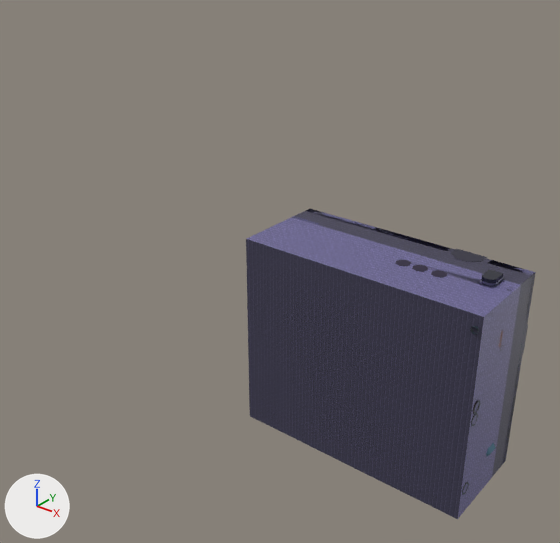
Before and after pictures for a commit that changed the FBX model Assets/My Assets/Art/Objects/Interiors/INT_ThievesDen.fbx.
One viewpoint serves both versions: a camera (50 mm lens) standing at (-166.3, -118.0, 29.0) and looking at (-260.0, -0.9, -43.7). Lighting does not change. The marker at lower left points along +X, +Y and +Z. Where no turn or scale is listed for an object, it has been applied to the vertices.

Names of what the first picture shows: 'Walls.001'.
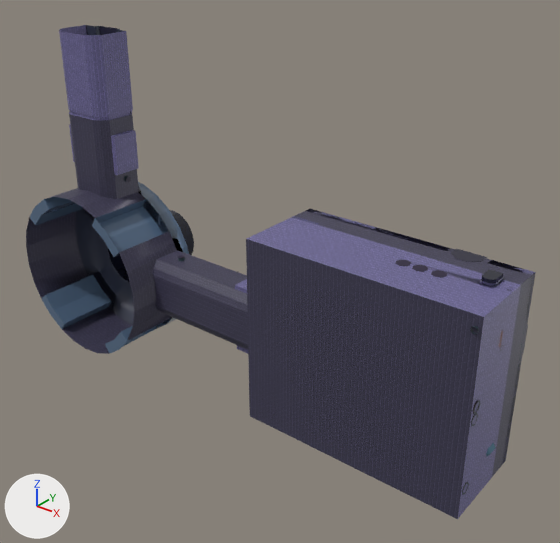
Scene script edits in JSON lines:
```json
{"op": "add", "block": "me_plane_357", "code": ["me_plane_357 = bpy.data.meshes.new('Plane.357')", "me_plane_357.from_pydata(...)  # 993 vertices, 958 faces; spans x -8.1..7.8, y -10.4..0.0, z -27.7..23.6", "# faces by material slot: [74, 814, 70]", "me_plane_357.materials.append(mat_bricks_darkpurple)  # picture img_purplebrick_test_png", "me_plane_357.materials.append(mat_palette_stones)  # picture img_palette_stones_png", "me_plane_357.materials.append(mat_bricks_lightpurple)  # picture img_purplebrick_light_png"]}
{"op": "add", "block": "me_plane_348", "code": ["me_plane_348 = bpy.data.meshes.new('Plane.348')", "me_plane_348.from_pydata(...)  # 1091 vertices, 968 faces; spans x -16.5..23.6, y -10.4..-1.1, z -7.8..8.1", "# faces by material slot: [116, 792, 60]", "me_plane_348.materials.append(mat_bricks_darkpurple)  # picture img_purplebrick_test_png", "me_plane_348.materials.append(mat_palette_stones)  # picture img_palette_stones_png", "me_plane_348.materials.append(mat_bricks_lightpurple)  # picture img_purplebrick_light_png"]}
{"op": "add", "block": "me_cylinder_179", "code": ["me_cylinder_179 = bpy.data.meshes.new('Cylinder.179')", "me_cylinder_179.from_pydata(...)  # 206 vertices, 181 faces; spans x -20.1..20.1, y -23.6..9.1, z -20.2..20.2", "# faces by material slot: [18, 52, 111]", "me_cylinder_179.materials.append(mat_bricks_darkpurple)  # picture img_purplebrick_test_png", "me_cylinder_179.materials.append(mat_palette_stones)  # picture img_palette_stones_png", "me_cylinder_179.materials.append(mat_palette_specials)  # picture img_palette_specials_png"]}
{"op": "add", "block": "ob_tunnelwall_indentation2_003", "code": ["ob_tunnelwall_indentation2_003 = bpy.data.objects.new('TunnelWall_Indentation2.003', me_plane_357)", "ob_tunnelwall_indentation2_003.location = (-309.9, 0.0, -21.5)"]}
{"op": "add", "block": "ob_tunnelwall_indentation2_002", "code": ["ob_tunnelwall_indentation2_002 = bpy.data.objects.new('TunnelWall_Indentation2.002', me_plane_348)", "ob_tunnelwall_indentation2_002.location = (-276.6, 0.0, -54.2)"]}
{"op": "add", "block": "ob_cylinder_003", "code": ["ob_cylinder_003 = bpy.data.objects.new('Cylinder.003', me_cylinder_179)", "ob_cylinder_003.location = (-309.7, 6.4, -54.1)"]}
```

Where the change shows, as pixel boxes (x1, y1, x2, y2) in the pictures (560 x 543 px):
```json
{"object": "Cylinder.003", "change": "added", "after": [26, 182, 194, 354], "faces in mat_bricks_darkpurple (picture img_purplebrick_test_png)": [26, 188, 177, 354], "faces in mat_palette_specials (picture img_palette_specials_png)": [30, 182, 194, 354], "faces in mat_palette_stones (picture img_palette_stones_png)": [75, 200, 173, 328]}
{"object": "TunnelWall_Indentation2.003", "change": "added", "after": [59, 25, 140, 199], "on screen": "blue", "faces in mat_bricks_lightpurple (picture img_purplebrick_light_png)": [59, 25, 139, 175], "faces in mat_bricks_darkpurple (picture img_purplebrick_test_png)": [69, 25, 140, 199], "faces in mat_palette_stones (picture img_palette_stones_png)": [87, 25, 131, 182]}
{"object": "TunnelWall_Indentation2.002", "change": "added", "after": [153, 251, 248, 354], "on screen": "blue", "faces in mat_bricks_darkpurple (picture img_purplebrick_test_png)": [153, 251, 248, 350], "faces in mat_bricks_lightpurple (picture img_purplebrick_light_png)": [235, 279, 248, 354]}
```
